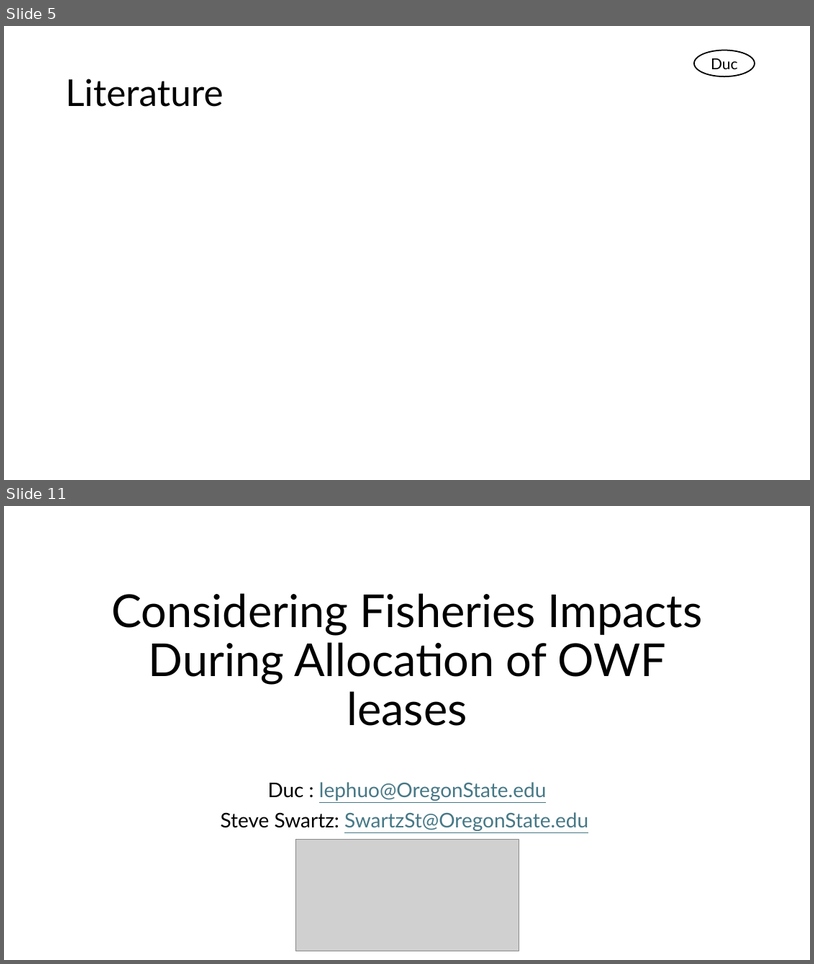
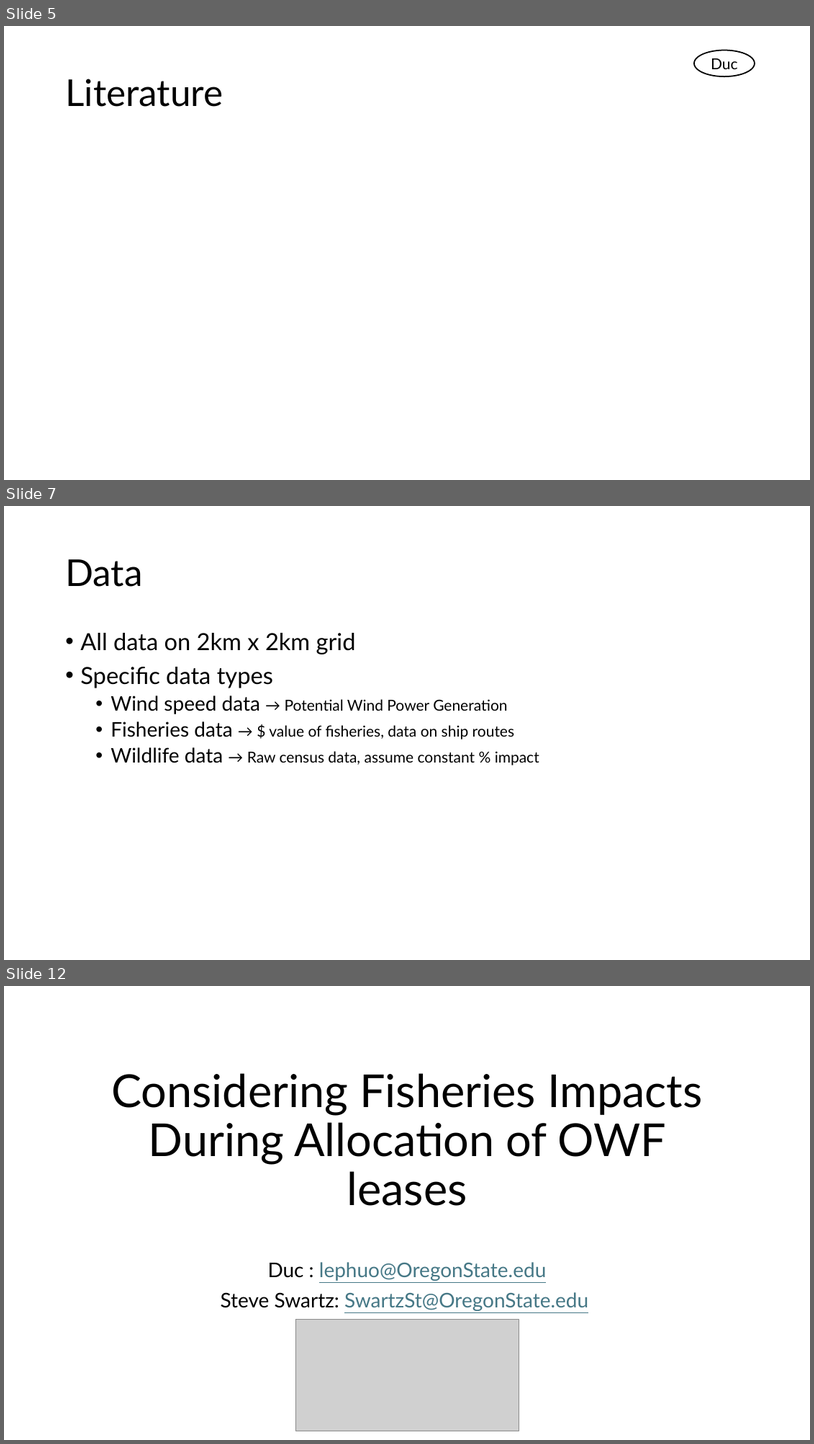
Before and after one commit to Duc1e/Wind-Turbine-Project-GEOG563, a slide deck: Documents/May Presentation.pptx. Shown one above the other, each under a label of ours: slides 5 and 11 before the commit, slides 5, 7 and 12 after it; the slides between them are not shown. The pictures are 814x964 and 814x1444 pixels, drawn with LibreOffice and Linux fonts; fonts in the diff are those of the drawing; grey boxes stand for pictures. Boxes give left, top, right and bottom in pixels: in the first picture for what was removed or moved away, otherwise in the second. Text is boxed around its words. In the diff, an @@ line names an element or a change of style, - is before the commit and + after.

```diff
--- a/Documents/May Presentation.pptx
+++ b/Documents/May Presentation.pptx
@@ slide 7 added at (4,506,810,960), background #FFFFFF @@
@@ title added at (65,559,142,587), 44 pt, text #000000 @@
+Data
@@ text added at (80,633,540,765), 18 pt, text #000000 @@
+• All data on 2km x 2km grid
+• Specific data types
+  • Wind speed data → Potential Wind Power Generation
+  • Fisheries data → $ value of fisheries, data on ship routes
+  • Wildlife data → Raw census data, assume constant % impact
@@ what was slide 11 is now slide 12 @@
```
Also in this commit, not shown: 5 other slides added, 5 slides removed.
